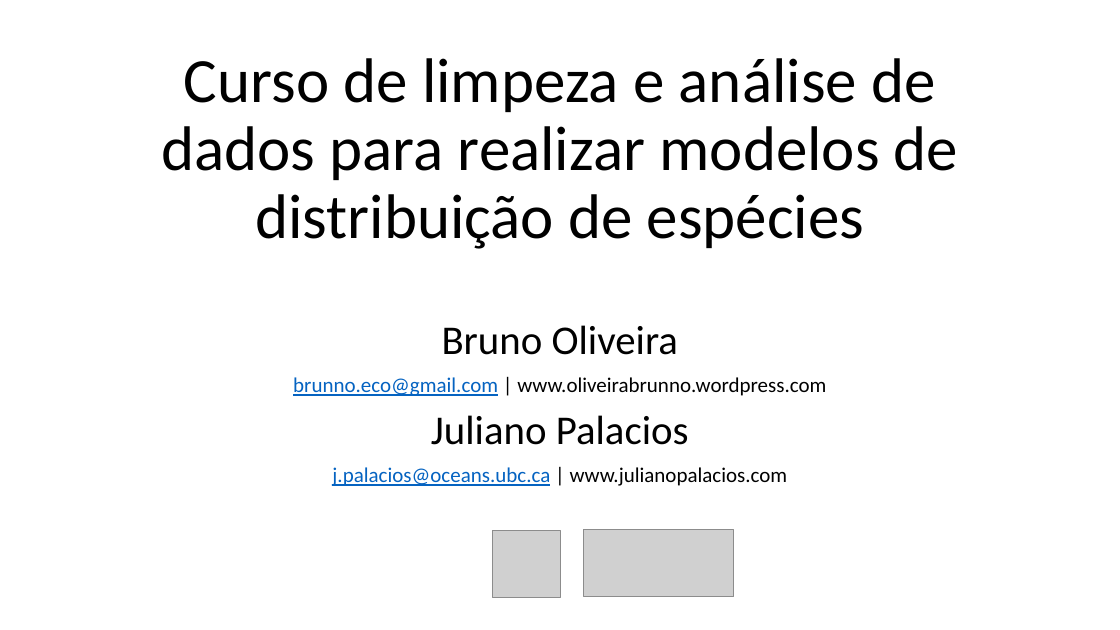
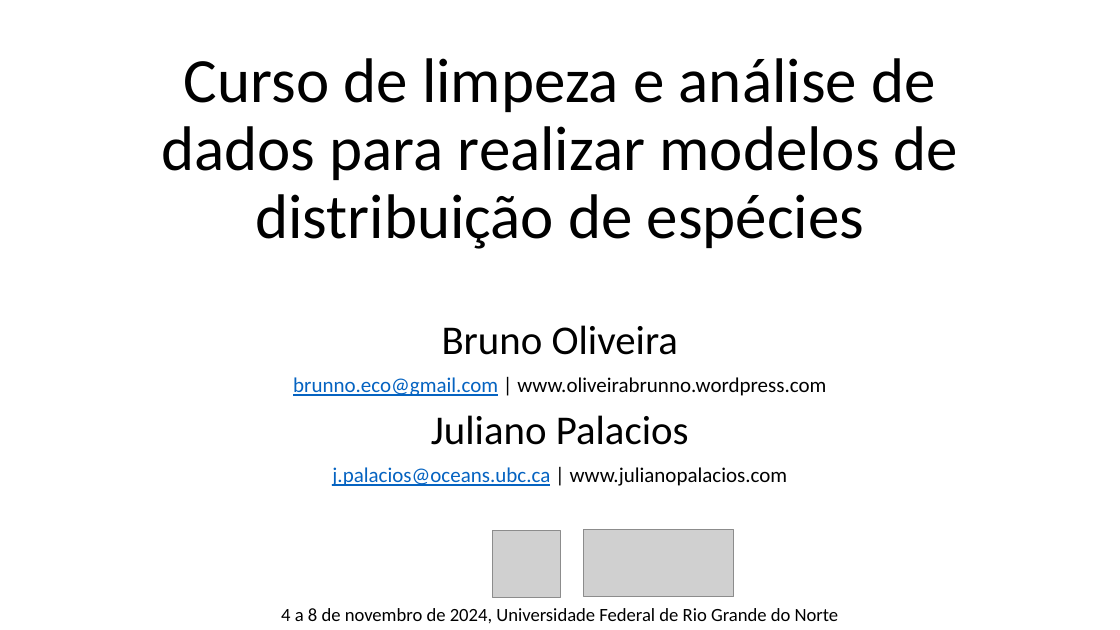
Before and after one commit to liviacnatal/curso_dados_sdms, a slide deck: slide 1 of sessoes/intorucao.pptx. Drawn at 1120x630 pixels with LibreOffice and Linux fonts; fonts in the diff are those of the drawing; grey boxes stand for pictures. Boxes give left, top, right and bottom in pixels: in the first picture for what was removed or moved away, otherwise in the second. Text is boxed around its words. In the diff, an @@ line names an element or a change of style, - is before the commit and + after.

```diff
--- a/sessoes/intorucao.pptx
+++ b/sessoes/intorucao.pptx
@@ text added at <box>281,608,839,623</box>, 16 pt, text #000000 @@
+4 a 8 de novembro de 2024, Universidade Federal de Rio Grande do Norte
```
Also in this commit, not shown: 1 other slide changed, 1 other file.
